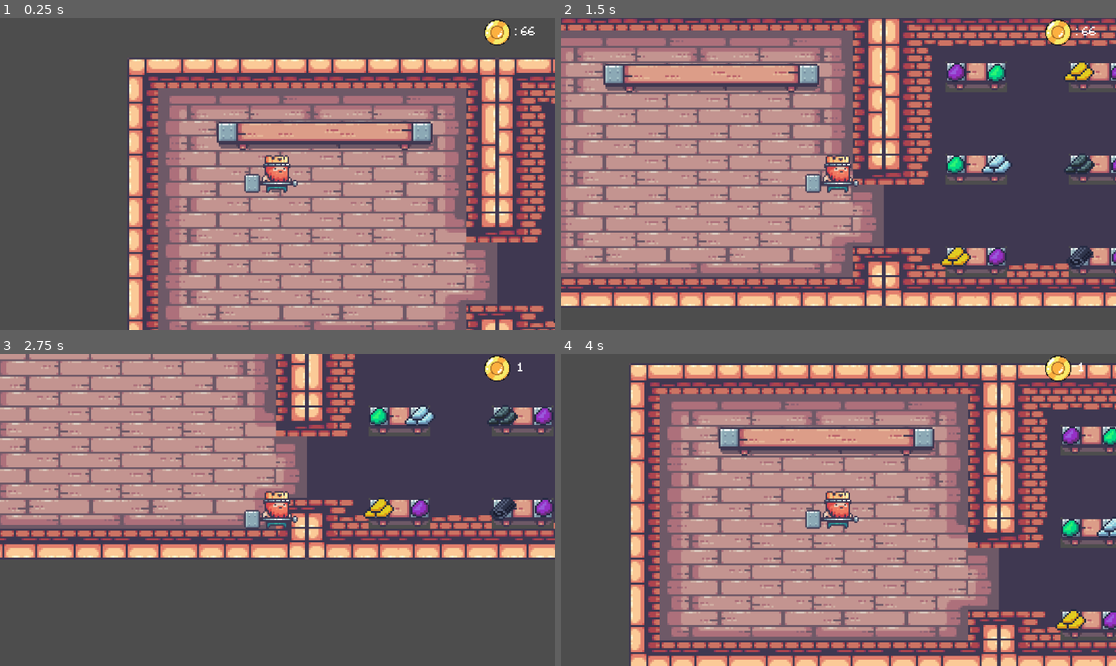
Above: before the commit, frames 1-4 (two rows, left to right).
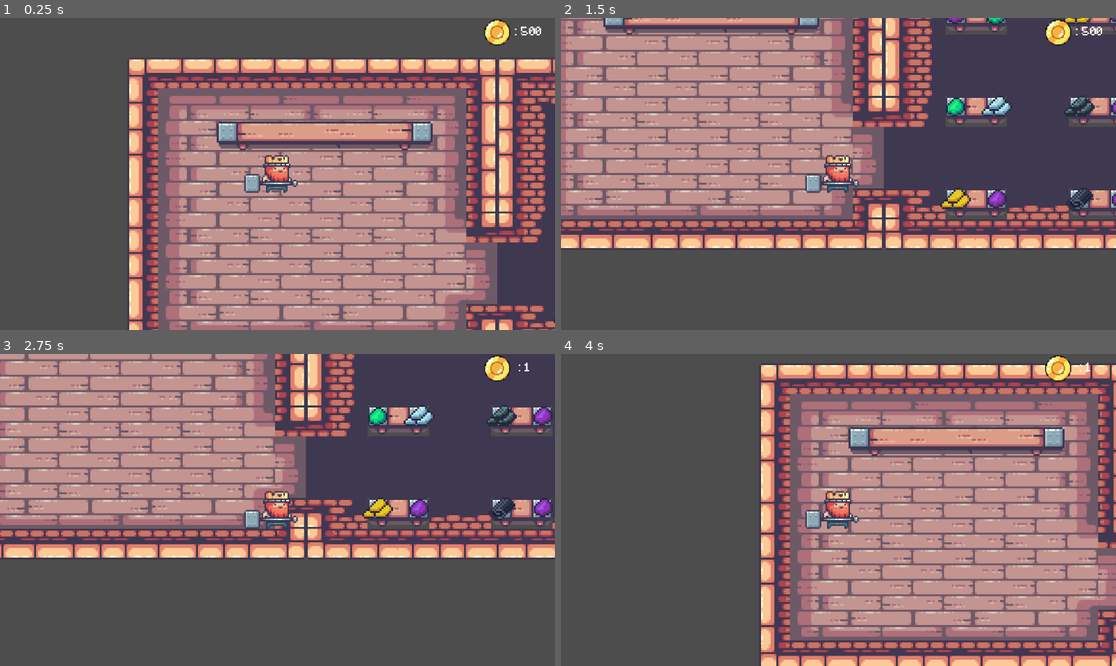
Above: after the commit, the same moments.

Repository: gogolum/GameJam2023
Game: Godot game, scene res://Scene/Main/main_level.tscn
The game is run twice, just before and just after one commit, with the same random seed, the same clock (stepped at 60 frames per second) and the same inputs.
Inputs:
- Up to frame 1 (0.25 s): no input
- Up to frame 2 (1.5 s): tap Enter at 0.5 s; hold D (right) 0.53-1.28 s; tap Space (craft) at 0.6, 1.35 s; hold S (down) from 1.28 s (still down)
- Up to frame 3 (2.75 s): release S (down) at 2.03 s; hold D (right) from 2.03 s (still down); tap E (interact) at 2.1 s; tap Space (craft) at 2.3 s
- Up to frame 4 (4 s): tap Space (craft) at 2.75, 2.85, 3.6 s; release D (right) at 2.78 s; hold W (up) 2.78-3.53 s; tap Enter at 3.5 s; hold A (left) from 3.53 s (still down)

The runs differ from the first frame. In frame 1, less than 0.1% of the frame differs, in the area x 93-98%, y 2-6%; in frame 2, 53%; in frame 3, 5.0%; in frame 4, 57%, in the area x 12-100%, y 2-100%.

Commit message:
craft fixes

Diff:
--- a/Scene/Main/CraftingBenchArea.gd
+++ b/Scene/CraftingBench/CraftingBenchArea.gd
@@ -1,5 +1,6 @@
 extends Node2D
 
+var itemScene: PackedScene = preload("res://Scene/PickUp/pick_up.tscn")
 var objects_on_table = []
 @onready var area = $CraftingBenchArea
 var canCraft = false
@@ -42,6 +43,12 @@
 func craft(primary, secondary, tersiary):
 	var num = 0
 	num = items[primary.itemLevel - 1][secondary.itemLevel - 1][tersiary.itemLevel - 1]
-	$CanCraft.text = str(num)
-	#print(primary, secondary, tersiary)
-	#print(primary.itemQuality - 1, secondary.itemQuality - 1, tersiary.itemQuality - 1 )
+	var item = itemScene.instantiate()
+	item.ismat = false
+	item.frame_counter_item = num[0]
+	item.position = Vector2(200,200)
+	item.scale = Vector2(4, 4)
+	$"../ItemList".add_child(item)
+	primary.queue_free()
+	secondary.queue_free()
+	tersiary.queue_free()
--- a/Scene/CraftingBench/crafting_bench.tscn
+++ b/Scene/CraftingBench/crafting_bench.tscn
@@ -1,8 +1,8 @@
 [gd_scene load_steps=8 format=3 uid="uid://bf5j02fbfyxq"]
 
-[ext_resource type="Script" path="res://Scene/Main/CraftingBenchArea.gd" id="1_xf8vj"]
+[ext_resource type="Script" path="res://Scene/CraftingBench/CraftingBenchArea.gd" id="1_7uo2d"]
 [ext_resource type="Texture2D" uid="uid://jtcttfod6hjc" path="res://Art/Sprites/14-TileSets/Decorations (32x32).png" id="2_2lc40"]
-[ext_resource type="FontFile" path="res://Art/Minecraft.ttf" id="3_rrvqa"]
+[ext_resource type="FontFile" uid="uid://cqyiip1ldq5u1" path="res://Art/Minecraft.ttf" id="3_rrvqa"]
 
 [sub_resource type="TileSetAtlasSource" id="TileSetAtlasSource_4o2l8"]
 texture = ExtResource("2_2lc40")
@@ -79,7 +79,7 @@
 font = ExtResource("3_rrvqa")
 
 [node name="CraftingBench" type="Node2D"]
-script = ExtResource("1_xf8vj")
+script = ExtResource("1_7uo2d")
 
 [node name="TileMap" type="TileMap" parent="."]
 tile_set = SubResource("TileSet_hbw8g")
--- a/Scene/PickUp/pick_up.gd
+++ b/Scene/PickUp/pick_up.gd
@@ -1,10 +1,16 @@
 extends Area2D
+
+@onready var matsprite = $matSprite2D
+@onready var itemsprite = $itemSprite2D2
 
 var spriteId: int
 var names_mat = ["Wood","Leather","Fabric","Coal","Iron","Gold","Amethyst","Emerald","Diamond"]
 var itemLevel: int
 var itemQuality: int
 var itemType : int
+var ismat = true
+var frame_counter_item : int
+
 
 func _ready():
 	itemQuality = (randi()% 3) +1
@@ -17,6 +23,13 @@
 		itemType = 2
 	else :
 		itemType = 3
-	$AnimatedSprite2D.frame = spriteId
+	matsprite.frame = spriteId
+	if ismat == true:
+		itemsprite.visible = false
+		matsprite.visible = true
+	if ismat == false:
+		$itemSprite2D2.visible = true
+		$matSprite2D.visible = false
+		$itemSprite2D2.frame = frame_counter_item
 	#$Name.text = name
 	#$quality.text = str(itemLevel) + "   " + str(itemQuality)
--- a/Scene/PickUp/pick_up.tscn
+++ b/Scene/PickUp/pick_up.tscn
@@ -278,8 +278,12 @@
 collision_layer = 2
 script = ExtResource("1_01j88")
 
-[node name="AnimatedSprite2D" type="AnimatedSprite2D" parent="."]
+[node name="matSprite2D" type="AnimatedSprite2D" parent="."]
 sprite_frames = SubResource("SpriteFrames_2i6qd")
+
+[node name="itemSprite2D2" type="AnimatedSprite2D" parent="."]
+sprite_frames = SubResource("SpriteFrames_2i6qd")
+animation = &"items"
 
 [node name="CollisionShape2D" type="CollisionShape2D" parent="."]
 shape = SubResource("RectangleShape2D_ycsu0")
--- a/Scene/Player/player.gd
+++ b/Scene/Player/player.gd
@@ -6,7 +6,7 @@
 var Carry = false
 
 #constant
-const SPEED = 10.0
+const SPEED = 20.0
 func _ready():
 	$PickUpLabel.visible = false
 
--- a/Scene/UI/ui.gd
+++ b/Scene/UI/ui.gd
@@ -12,5 +12,5 @@
 	pass
 
 func changeCoinValue():
-	coinLable.text = " " + str(Global.coin)
+	coinLable.text = " : " + str(Global.coin)
 	pass
--- a/Scene/UI/ui.tscn
+++ b/Scene/UI/ui.tscn
@@ -39,5 +39,5 @@
 
 [node name="Coin" type="Label" parent="CanvasLayer/MarginContainer/HBoxContainer"]
 layout_mode = 2
-text = ": 66"
+text = ": 500"
 label_settings = SubResource("LabelSettings_ev0ry")
